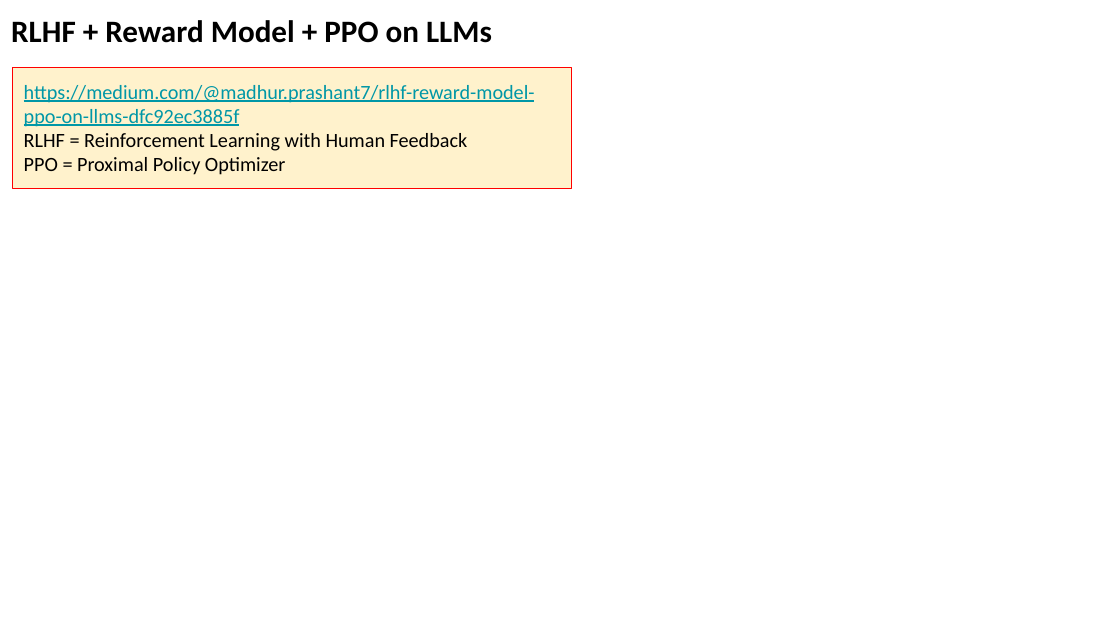
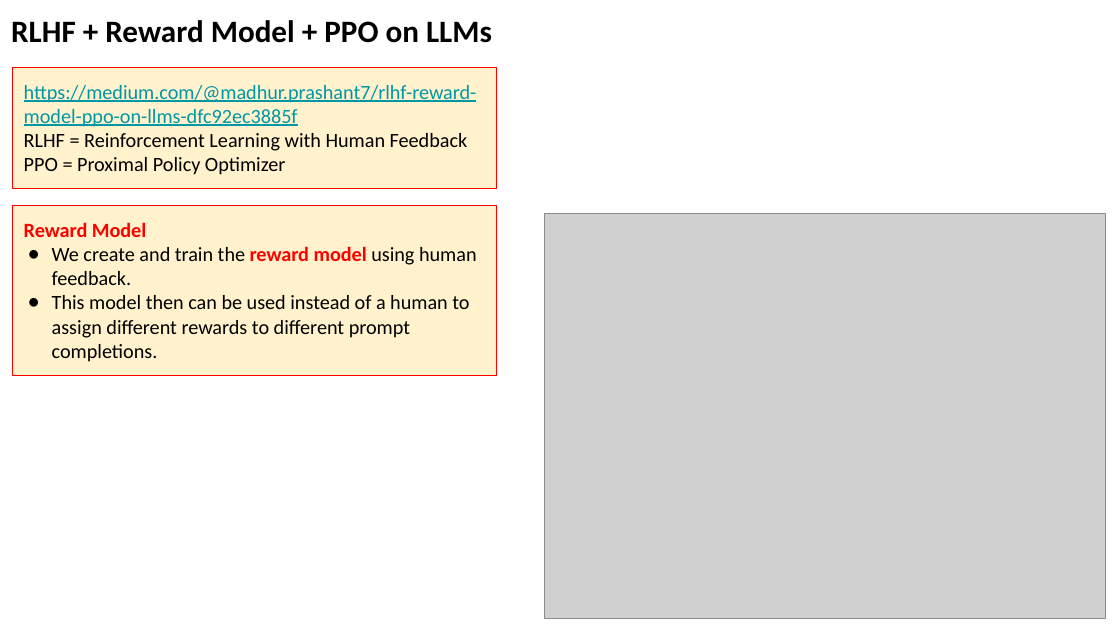
Before and after one commit to vitalmix/seminar, a slide deck: slide 13 of 2023/2023-11-10-AI-Updates.pptx (slide 12 before the commit). Drawn at 1120x630 pixels with LibreOffice and Linux fonts; fonts in the diff are those of the drawing; grey boxes stand for pictures. Boxes give left, top, right and bottom in pixels: in the first picture for what was removed or moved away, otherwise in the second. Text is boxed around its words. In the diff, an @@ line names an element or a change of style, - is before the commit and + after.

```diff
--- a/2023/2023-11-10-AI-Updates.pptx
+++ b/2023/2023-11-10-AI-Updates.pptx
@@ rectangle "https://medium.com/@madhur.prashant7/rlhf-reward-model-ppo-o ...": place and size @@
-rectangle "https://medium.com/@madhur.prashant7/rlhf-reward-model-ppo-o ..." at (12, 67, 571, 188)
+rectangle "https://medium.com/@madhur.prashant7/rlhf-reward-model-ppo-o ..." at (12, 67, 496, 188)
@@ rectangle added at (12, 206, 496, 376), fill #FFF2CC, outline #FF0000 0.75 pt, 13 pt, text #000000 @@
+Reward Model
+● We create and train the reward model using human feedback.
+● This model then can be used instead of a human to assign different rewards to different prompt completions.
@@ picture added at (544, 214, 1105, 618) @@
```
Also in this commit, not shown: 2 other slides changed, 1 slide added.
